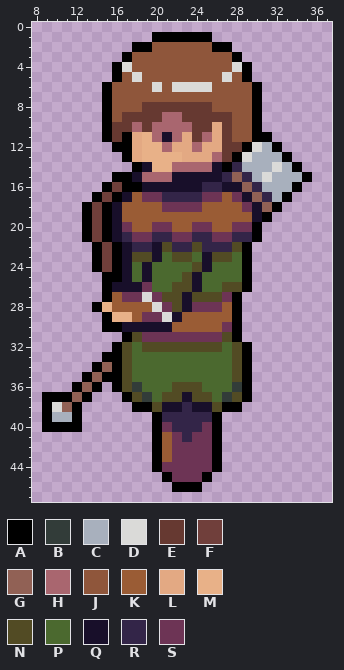
Edited in one commit: pixel-art sprite (res/textures/creatures/archer/left.png). The first picture shows the starting point.
The file is 48x48 pixels. Shown: x 8..37, y 0..47.
Palette (. is transparent): A #000000  B #323c39  C #a8b0bd  D #dadad8  E #663931  F #703f3b  G #916155  H #a9666f  J #8f563b  K #9a5c35  L #e3a983  M #e8b188  N #524b24  P #4b692f  Q #180f2a  R #332548  S #6d3455
Pixels before, first column x 9:
 1 ...........AAAAAA..........
 2 .........AAJJJJJJAA........
 3 ........AJJJJJJJJJJA.......
 4 .......ADJJJJJJJJJJDA......
 5 .......AJDJJJJJJJJDJA......
 6 ......AJJJJDJDDDDJJJJA.....
 7 ......AJJJJJJJJJJJJJJA.....
 8 ......AJJJEEEEEEEJJJJA.....
 9 ......AJEEEEHHEEEEEJJA.....
10 ......AEEHEHHHHEELEJJA.....
11 ......AEALMHQHLEHLEJJAA....
12 .......AALMMHLLHLLEEADCA...
13 ........ALMMMMLLLHEADCCCA..
14 .........AQMMHHHHQARCCCDCA.
15 .......AAQHHHQQQQQRGRCDCCCA
16 ......AFAAQQQQQQRRQQGRCCCA.
17 .....AFAQKSSRRRRSSKSQGRCA..
18 ....AFAQKKKKSSSSKKKKSQGA...
19 ....AFAQKKKKKKKKKKKKKQA....
20 ....AFAQSKKSSKKSSKKSSA.....
21 ....AFAQRSSRRSSRRSSRRA.....
22 .....AFAQRRQNRRNRRRNA......
23 .....AFAQNNQPNNPQNNPA......
24 .....AFAQPQPPPPNQPPPA......
25 ......AAQPQPPPNQPPPPA......
26 ......AQQQSPPNNQPPNNA......
27 ......AKSSDSNNQNNNSA.......
28 .....AMKKKKDSNQSSSKA.......
29 ......AMMKSSDQKKKKKA.......
30 ......AAQQQQQKKKKKSA.......
31 ........ANSSSSSSSSNA.......
32 .......ANPNNNNNNNNPNA......
33 ......AANPPPPPPPPPPNA......
34 .....AGANPPPPPPPPPPNA......
35 ....AGAANPPPPPPPPPPNA......
36 ...AGA.ANBPPPNNNPPPBA......
37 AAAGA...ANBPNNQNNPBNA......
38 ADGA.....AANQQRQQNAA.......
39 ACCA.......ARRRRRA.........
40 AAAA.......ASRRRSA.........
41 ...........AKSRSSA.........
42 ...........AKSSSSA.........
43 ...........AKSSSSA.........
44 ...........ASSSSSA.........
45 ............ASSSA..........
46 .............AAA...........
Now the later version:
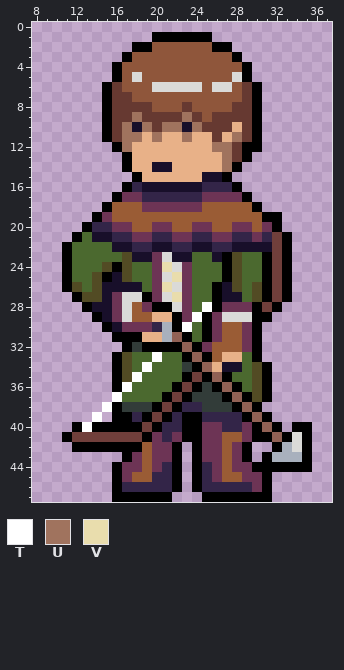
Colours new in this view: T #ffffff  U #a0735e  V #e9ddad
The exact change:
Changed rows in their new state; - is an unchanged pixel.
first column x 9:
 4 --------J----------J-------
 5 ------------------JD-------
 6 -------E----D---JDD-E------
 7 -------EE-----------E------
 8 -------EEE-JJJ-JJ--EE------
 9 -------E-U--EEU-J--EE------
10 --------UQUEUUQU-E-ME------
11 --------UU-UMMUMMEMUE-.----
12 --------UM--MMMMMUU--A..---
13 ---------M----MMMMUEA....--
14 --------AMMQQMMMMMUA......-
15 -------..AMMMMMM--A........
16 ------..-R--------RA......-
17 -----..-SSRR------S-A....--
18 ----..-K--SS--------KA..---
19 ----.ASK-------------K-A---
20 -----RRS-------------KSA---
21 ---APQQR-------------SRFA--
22 --APPPPQ----Q--QQ--QQQQFA--
23 --APPPPPNQQSDQQ-PQANPPAFA--
24 --APPPN-N-PSVDSPP-ANPPAFA--
25 --APPN-QN-PSDVSP--ANPPAFA--
26 --ANPNQ---PSVDSP-AQ-PNAFA--
27 ---ANNQSDDA-DVSPPAQQPNAFA--
28 ----AQQSD-SAADSPTASSSAFA---
29 -----AQSD-KMMASTASDDDAA----
30 -------QSSSRCATPASKKSA-----
31 -------A-AMMCGAPA-KKSA-----
32 -------.ABAAAAGASKKKSA-----
33 ------.----T--AGAKMMPA-----
34 -----..---T---BAGMQQPNA----
35 ----...--T----AFAGAPPNA----
36 ---...--TP---AFABAGAPNA----
37 .....--TPPP-AFABBBAG-NA----
38 ....--TABBBAFA-RBBB-GA-----
39 ....-T-AARAFA-AA-RRRAGA----
40 ...-TAAAAAF-R-AA-SRRSAGA-AA
41 --AFFFFFFFASR-AA-SKKSAAGADA
42 ---AAAAAAAKSSA.A-SKSA--ACDA
43 --------ASKSSA.A-SKSA-ACCCA
44 -------ASSKSRA.ARSKSSAAAAAA
45 -------ASKKRRA.ARSKKSSA----
46 -------ARRRRR-.-RRRRRSA----
47 -------AAAAAA---AAAAAAA----
Pixel boxes of the changes (left, top, right, bottom) in both pictures:
changed: (42, 62, 312, 502)
